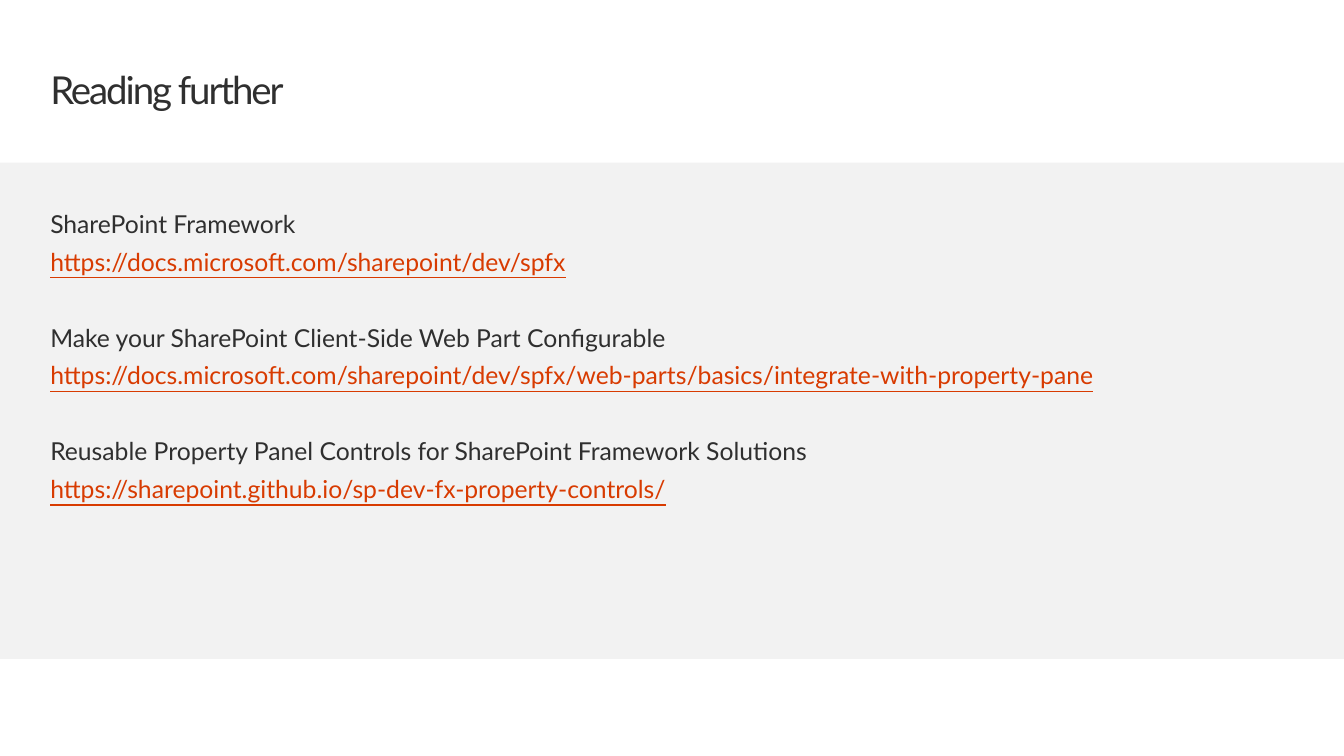
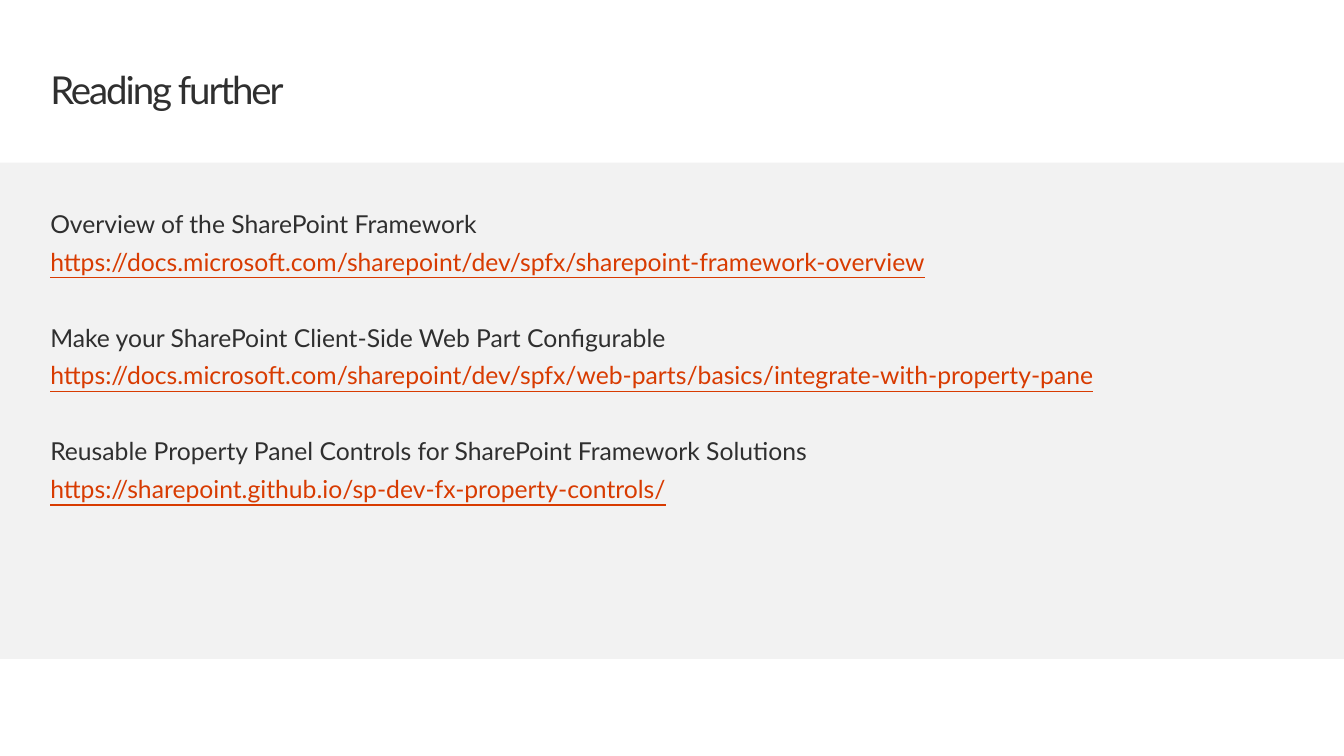
Before and after one commit to SharePoint/sp-dev-training-spfx-webpart-proppane, a slide deck: slide 9 of 03 pnpcontrols.pptx. Drawn at 1344x756 pixels with LibreOffice and Linux fonts; fonts in the diff are those of the drawing; background and template pictures are left out. Boxes give left, top, right and bottom in pixels: in the first picture for what was removed or moved away, otherwise in the second. Text is boxed around its words. In the diff, an @@ line names an element or a change of style, - is before the commit and + after.

Commit message:
Minor fixes to PnP Controls slide deck

```diff
--- a/03 pnpcontrols.pptx
+++ b/03 pnpcontrols.pptx
@@ text at (x1=50, y1=215, x2=924, y2=276): text changed @@
-SharePoint Framework
-https://docs.microsoft.com/sharepoint/dev/spfx
+Overview of the SharePoint Framework
+https://docs.microsoft.com/sharepoint/dev/spfx/sharepoint-framework-overview
```
